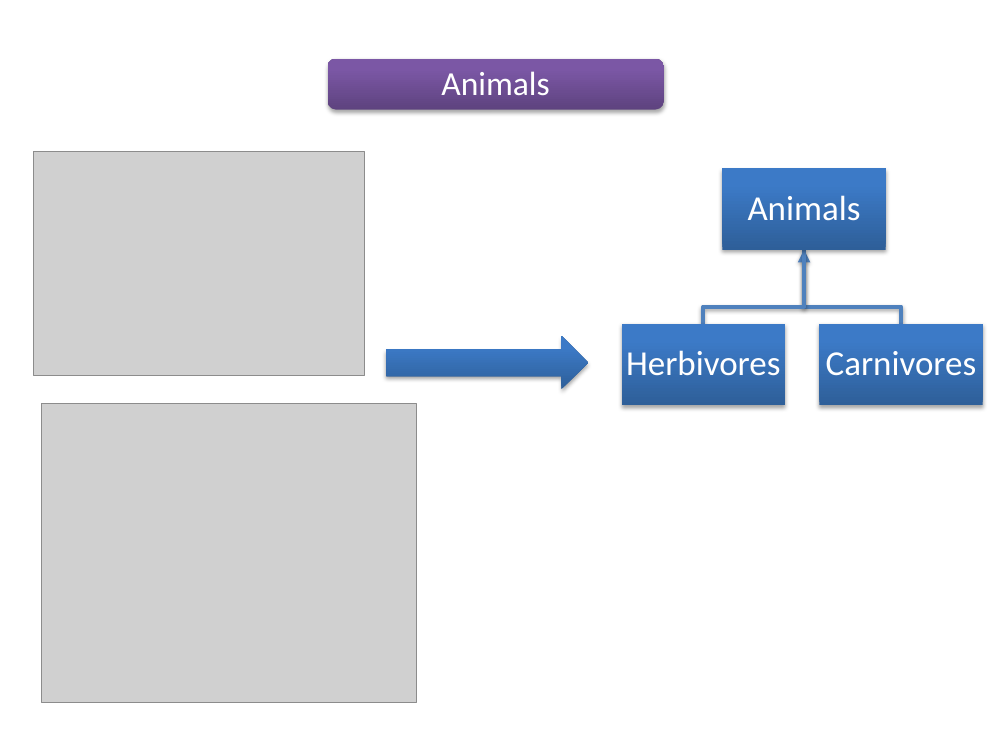
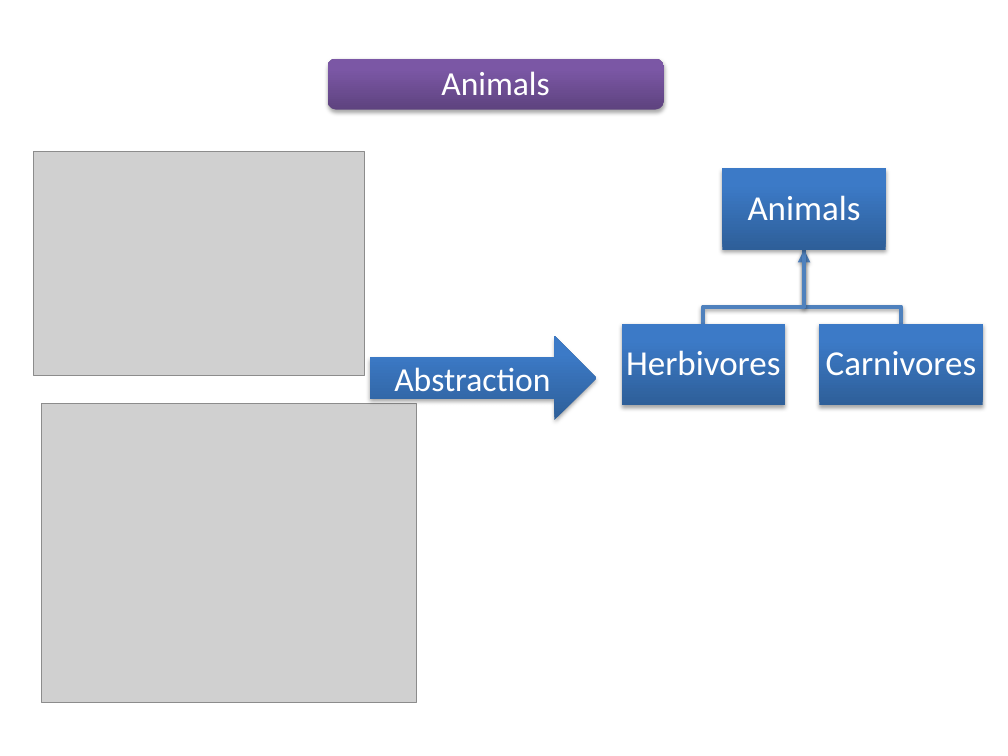
Before and after one commit to soyebparvez/DesignPatternData, a slide deck: slide 5 of Design Principle.pptx. Drawn at 1008x756 pixels with LibreOffice and Linux fonts; fonts in the diff are those of the drawing; grey boxes stand for pictures. Boxes give left, top, right and bottom in pixels: in the first picture for what was removed or moved away, otherwise in the second. Text is boxed around its words. In the diff, an @@ line names an element or a change of style, - is before the commit and + after.

```diff
--- a/Design Principle.pptx
+++ b/Design Principle.pptx
@@ right arrow "Abstraction": place and size @@
-right arrow "Abstraction" at (386,336,588,389)
+right arrow "Abstraction" at (370,336,597,419)
@@ text in right arrow at (394,367,550,392): text added @@
+Abstraction
```
Also in this commit, not shown: 18 other slides changed.
